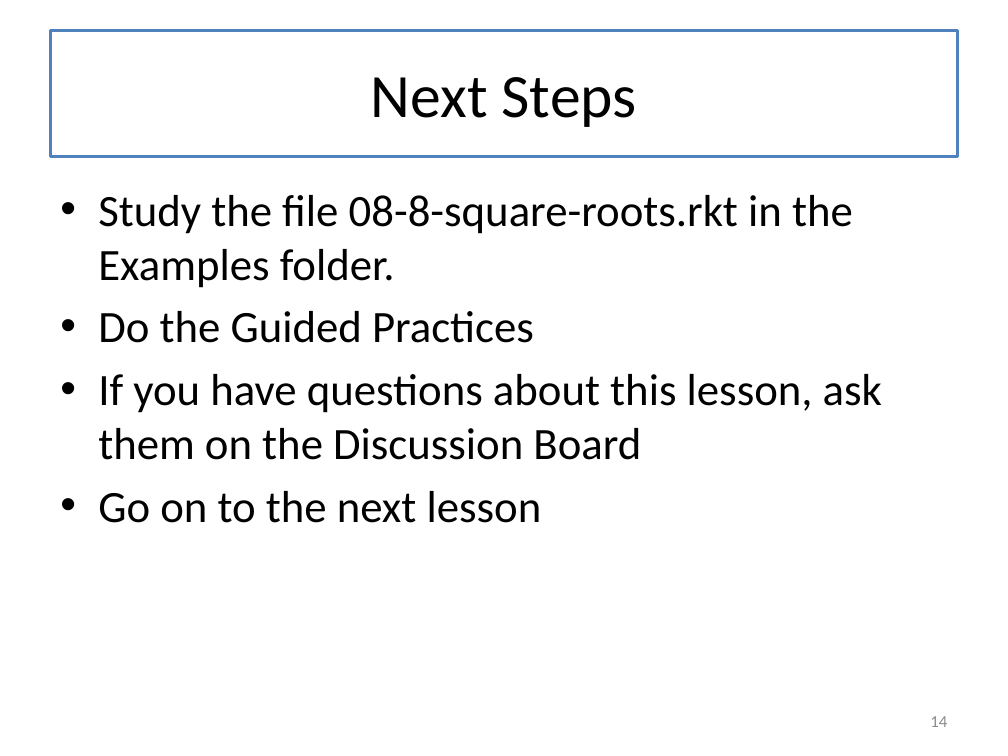
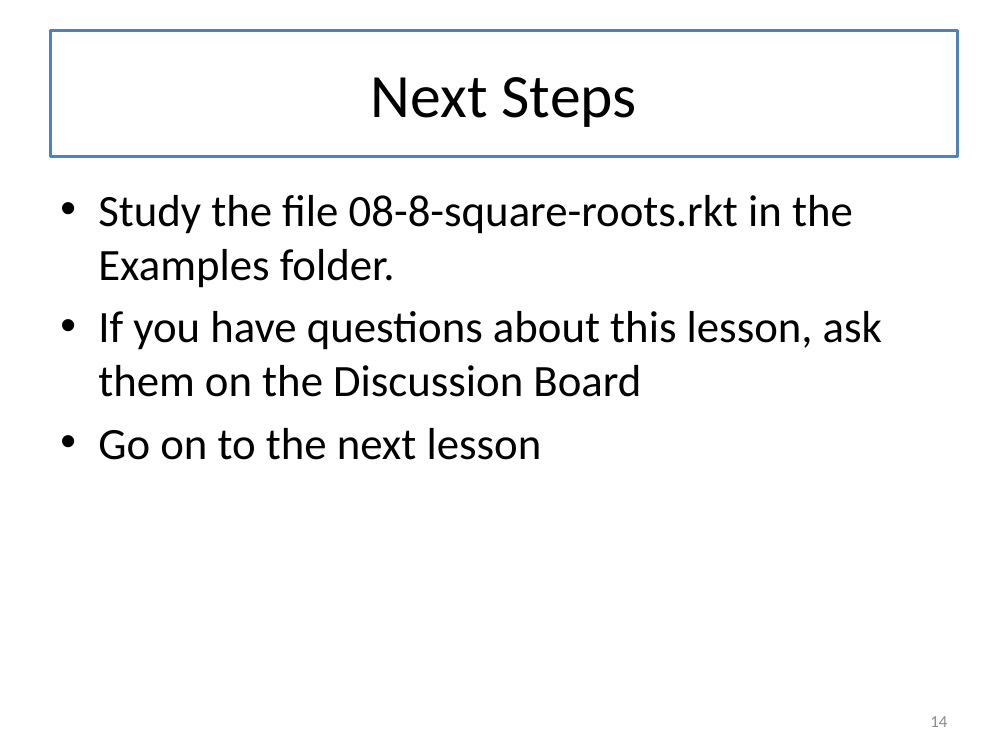
Before and after one commit to mwand/cs5010f16, a slide deck: slide 14 of Slides/Lesson 8.6 Integer Square Root.pptx. Drawn at 1008x756 pixels with LibreOffice and Linux fonts; fonts in the diff are those of the drawing. Boxes give left, top, right and bottom in pixels: in the first picture for what was removed or moved away, otherwise in the second. Text is boxed around its words. In the diff, an @@ line names an element or a change of style, - is before the commit and + after.

```diff
--- a/Slides/Lesson 8.6 Integer Square Root.pptx
+++ b/Slides/Lesson 8.6 Integer Square Root.pptx
@@ text at <box>98,311,534,343</box>: paragraph removed @@
-• Do the Guided Practices
```
Also in this commit, not shown: 5 other slides changed, 7 other files.
